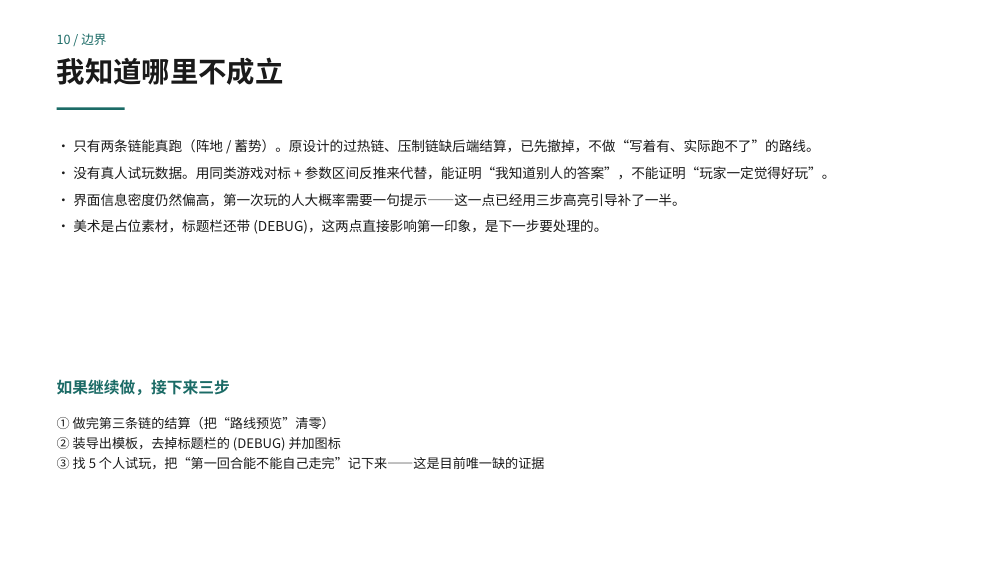
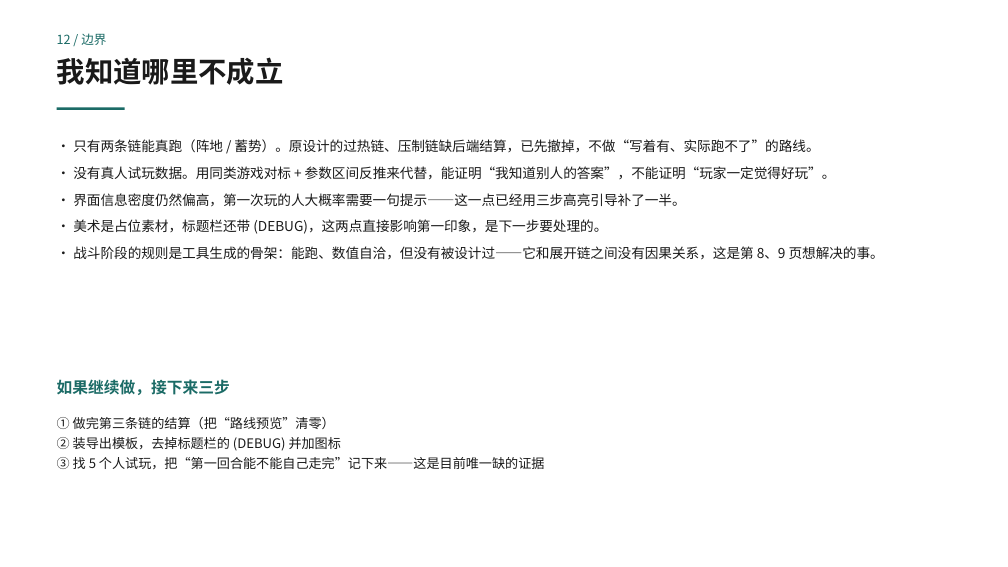
Before and after one commit to kliu56922-source/timelink, a slide deck: slide 13 of docs/系统设计说明-幻灯片.pptx (slide 11 before the commit). Drawn at 1008x567 pixels with LibreOffice and Linux fonts; fonts in the diff are those of the drawing. Boxes give left, top, right and bottom in pixels: in the first picture for what was removed or moved away, otherwise in the second. Text is boxed around its words. In the diff, an @@ line names an element or a change of style, - is before the commit and + after.

```diff
--- a/docs/系统设计说明-幻灯片.pptx
+++ b/docs/系统设计说明-幻灯片.pptx
@@ text at [57,33,106,45]: text changed @@
-10 / 边界
+12 / 边界
@@ text at [73,246,884,260]: paragraph added @@
+· 战斗阶段的规则是工具生成的骨架：能跑、数值自洽，但没有被设计过——它和展开链之间没有因果关系，这是第 8、9 页想解决的事。
```
Also in this commit, not shown: 3 other slides changed, 2 slides added.
